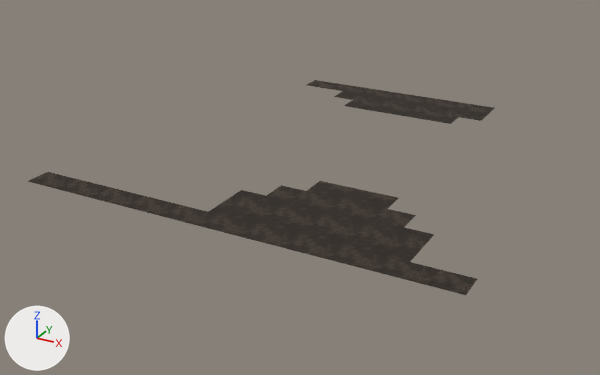
Two versions of the glTF model Assets/3D/CaveCamp/floor_-2_-3.glb, one commit apart.
The view is the same before and after, from a camera (50 mm lens) standing at (-44.5, 54.1, 46.2) and looking at (-101.3, 157.5, -5.4). Every picture has the same lights, and +X, +Y and +Z are marked at lower left. The picture after the commit comes second. Vertices at exactly the same position are counted once.

Names of what the first picture shows: 'floor_-2_-3'.
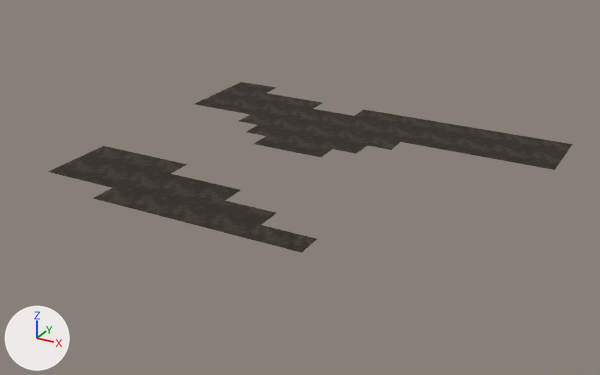
Boxes [x1, y1, x2, y2] around the edits, measured in the pictures (600 x 375 px):
'floor_-2_-3', reshaped (12% wider, 20% shorter)
    before: [28, 80, 495, 295]
    after: [48, 82, 573, 253]
part 1 of me_floor__2__3, cut back
    before: [28, 172, 477, 295]
    after: [48, 146, 240, 212]
part 2 of me_floor__2__3, built on
    before: [307, 80, 495, 121]
    after: [195, 82, 573, 170]
part 3 of me_floor__2__3, surface changed
    before: [364, 107, 458, 124]
    after: [355, 110, 448, 127]

What the commit changed:
me_floor__2__3 is used by ob_floor__2__3; location (0.0, 0.0, 0.0).
me_floor__2__3 had 94 vertices, 118 faces and spanned x -130.0..-66.0, y 130.0..194.0, z 0.0.
me_floor__2__3 now has 132 vertices, 182 faces and spans x -130.0..-66.0, y 130.0..186.0, z 0.0.
Part 1, on me_floor__2__3:
35 vertices are removed from x -130.0..-66.0, y 130.0..150.0, z 0.0.
56 faces are deleted.
7 new vertices lie (0.0, 4.0, 0.0) away from vertices in x -130.0..-106.0, y 134.0, z 0.0.
7 new vertices lie (0.0, 4.0, 0.0) away from vertices in x -130.0..-106.0, y 138.0, z 0.0.
5 new vertices lie (0.0, 4.0, 0.0) away from vertices in x -130.0..-114.0, y 142.0, z 0.0.
36 new faces join them.
Part 2, on me_floor__2__3:
25 vertices are removed from x -118.0..-82.0, y 182.0..194.0, z 0.0.
42 faces are deleted.
4 vertices in x -98.0..-86.0, y 186.0, z 0.0 move by (-4.0, -8.0, 0.0).
45 vertices are added at x -130.0..-66.0, y 166.0..186.0, z 0.0.
5 new vertices lie (0.0, -4.0, 0.0) away from vertices in x -98.0..-86.0, y 182.0..186.0, z 0.0.
5 new vertices lie (-4.0, -4.0, 0.0) away from vertices in x -102.0..-90.0, y 174.0..186.0, z 0.0.
6 new vertices lie (0.0, -4.0, 0.0) away from vertices in x -106.0..-86.0, y 170.0..178.0, z 0.0.
6 new vertices lie (-4.0, -4.0, 0.0) away from vertices in x -106.0..-94.0, y 166.0..174.0, z 0.0.
7 new vertices lie (0.0, -4.0, 0.0) away from vertices in x -110.0..-86.0, y 162.0..174.0, z 0.0.
5 new vertices lie (-4.0, 0.0, 0.0) away from vertices in x -110.0..-98.0, y 162.0..186.0, z 0.0.
126 new faces join them.
me_floor__2__3 part 3: 7 kept faces spanning x -102.0..-86.0, y 178.0..182.0, z 0.0 get new texture (UV) coordinates.
